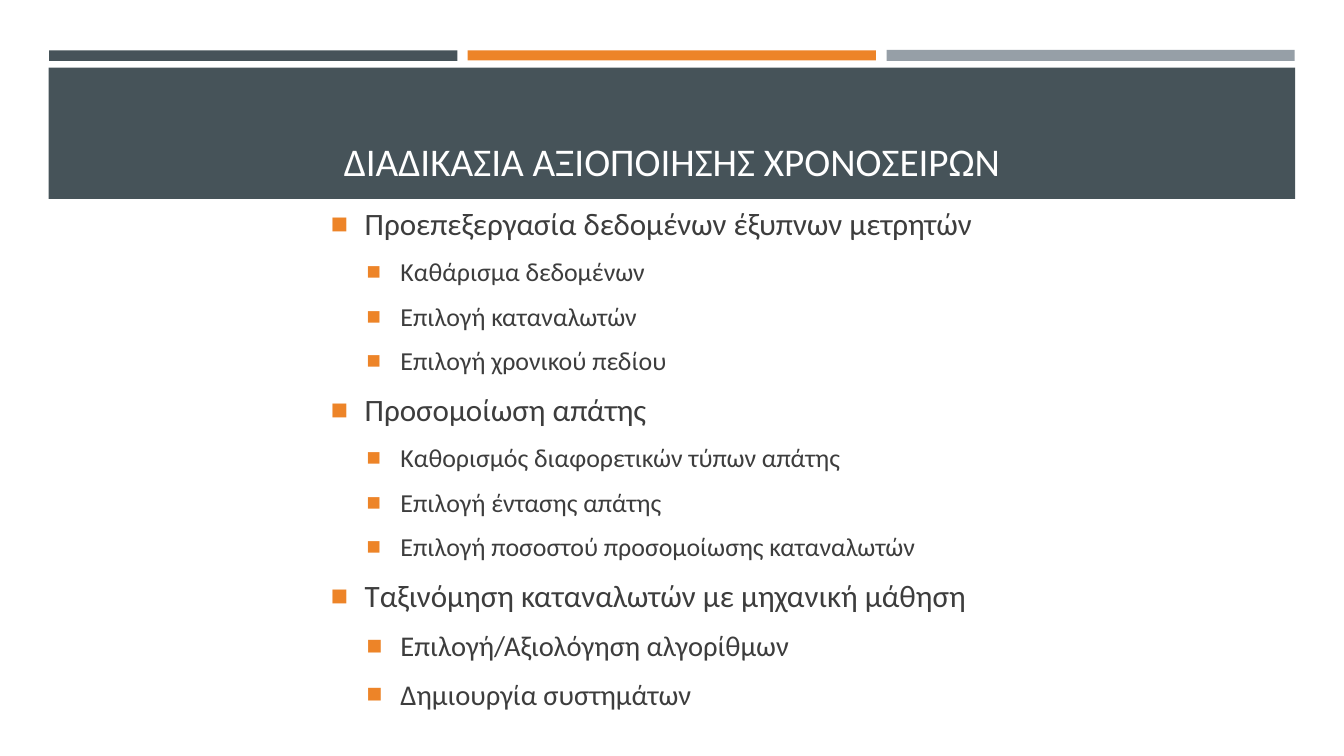
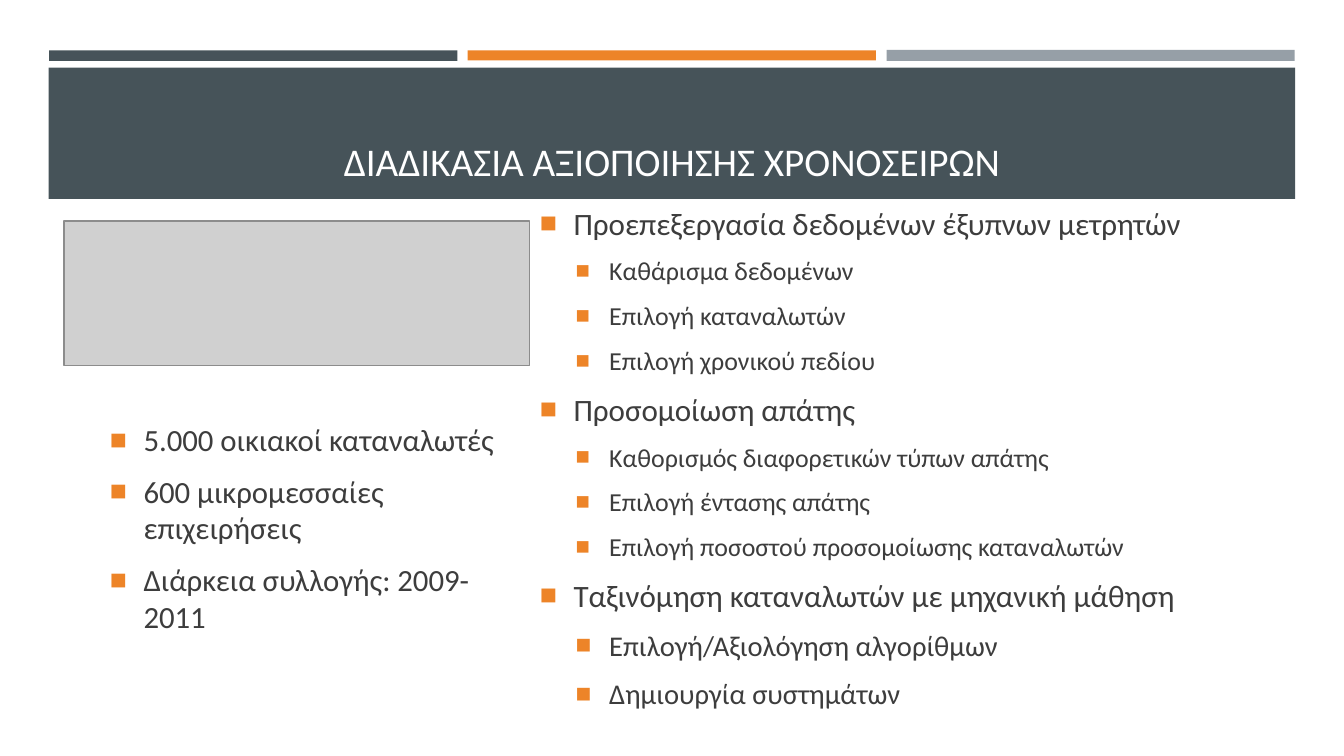
Before and after one commit to thanmitsel/Theft-detection, a slide deck: slide 3 of LateX/Presentation/Ανιχνευση μη τεχνικων απωλειων με συστηματα μηχανικης μαθησης.pptx. Drawn at 1344x756 pixels with LibreOffice and Linux fonts; fonts in the diff are those of the drawing; grey boxes stand for pictures. Boxes give left, top, right and bottom in pixels: in the first picture for what was removed or moved away, otherwise in the second. Text is boxed around its words. In the diff, an @@ line names an element or a change of style, - is before the commit and + after.

Commit message:
final presentation

```diff
--- a/LateX/Presentation/Ανιχνευση μη τεχνικων απωλειων με συστηματα μηχανικης μαθησης.pptx
+++ b/LateX/Presentation/Ανιχνευση μη τεχνικων απωλειων με συστηματα μηχανικης μαθησης.pptx
@@ text "Προεπεξεργασία δεδομένων έξυπνων μετρητών": place and size @@
-text "Προεπεξεργασία δεδομένων έξυπνων μετρητών" at (365,213,971,710)
+text "Προεπεξεργασία δεδομένων έξυπνων μετρητών" at (574,213,1180,709)
@@ picture added at (65,221,530,365) @@
@@ text added at (144,429,494,628), 22 pt, text #3D3D3D @@
+  ■ 5.000 οικιακοί καταναλωτές
+  ■ 600 μικρομεσσαίες επιχειρήσεις
+  ■ Διάρκεια συλλογής: 2009-2011
```
Also in this commit, not shown: 5 other slides changed, 1 slide added, 8 other files.
